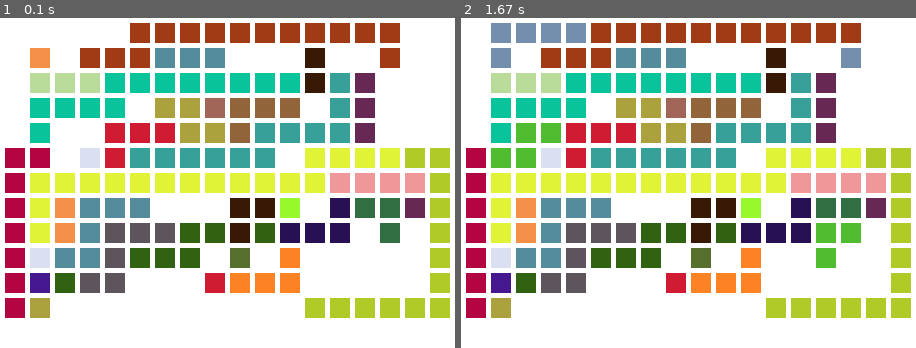
Above: before the commit, frames 1-2 (left to right).
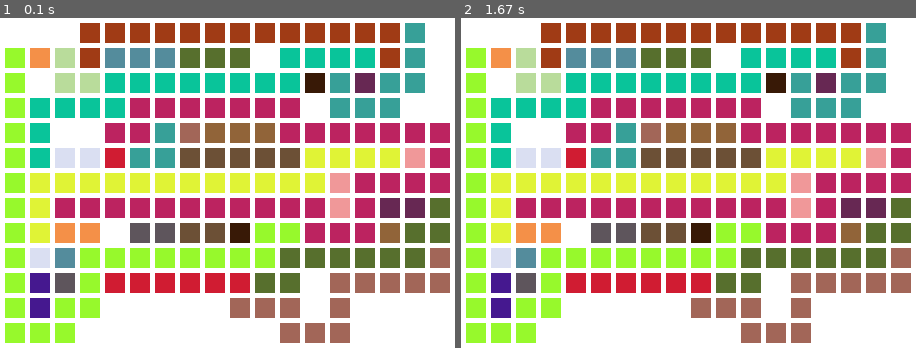
Above: after the commit, the same moments.

Repository: mdhk/Heuristics-Chips-Circuits
Game: pygame game, started from runAlgoritme.py
Same seed, same stepped clock (60 frames per second), same inputs: the game is played once before the commit and once after it. The source is Python 2; it was converted automatically to run under Python 3.
Inputs:
- Up to frame 1 (0.1 s): no input
- Up to frame 2 (1.67 s): no input

The runs differ from the first frame. In frame 1, 36% of the frame differs, in the area x 1-99%, y 1-99%; in frame 2, 38%.

Commit message:
add A-Star

Diff:
--- a/runAlgoritme.py
+++ b/runAlgoritme.py
@@ -28,6 +28,9 @@
         self.previous = None
         self.path = None
         self.gate = False
+        self.x = id % SURF % WIDTH
+        self.y = id % SURF / WIDTH
+        self.z = id / SURF
 
     def add_neighbor(self, neighbor, weight = 1):
         self.adjacent[neighbor] = weight
@@ -99,11 +102,36 @@
     http://www.redblobgames.com/pathfinding/a-star/implementation.html
 """
 
-def heuristic(goal, next):
+from Queue import PriorityQueue
+
+def heuristicManhattan(goal, next):
     # Input is in the form of a vertex object.
     # Output geeft de delta x, delta y en delta z
     return abs(goal.x - next.x) + abs(goal.y - next.y) + abs(goal.z - next.z)
 
+def aStar(aGraph, start, target):
+    pq = PriorityQueue()
+    pq.put( start.id, 0)
+    costSoFar = {}
+    costSoFar[start.id] = 0
+
+    while not pq.empty():
+        cur = pq.get()
+
+        if cur == target.id:
+            break
+
+        for next in aGraph.vert_dict[cur].adjacent:
+            newCost = costSoFar[cur] + 1
+            if next not in costSoFar or newCost < costSoFar[next]:
+                costSoFar[next] = newCost
+                priority = newCost + heuristicManhattan(target,
+                        aGraph.vert_dict[next])
+                pq.put(next, priority)
+                aGraph.vert_dict[next].previous = cur
+
+    if not target.previous:
+        print '############################################## Not found! ############################################'
 
 """
 BFS
@@ -196,13 +224,14 @@
 
 if __name__ == '__main__':
     """
-    CHIPS AND CIRCUITS first print
+    CHIPS AND CIRCUITS
     """
 
     from data.config1 import width, height, gates
     from data.netlist import netlist_2 as netlist
     WIDTH = width
     HEIGHT = height
+    SURF = width * height
     DEPTH = 8
 
     g = Graph()
@@ -246,14 +275,15 @@
         # Choose algorithm and find shortest path between start and target node
         ############################
         # dijkstra(g, begin, end)
-        bfs(g, begin, end)
+        aStar(g, begin, end)
+        # import IPython; IPython.embed();
+        # bfs(g, begin, end)
 
         path = apply_path(g, end.id, begin.id, p)
         p += 1
 
         if len(path) > 1:
             for i in path:
-                print "i is " +str(i)
                 grid[(i % (WIDTH * HEIGHT))/WIDTH][i % WIDTH][i/(WIDTH * HEIGHT)] = 1
 
         draw.drawGrid(grid, screen, DEPTH)
--- a/visualizations/array_backed_grid.py
+++ b/visualizations/array_backed_grid.py
@@ -48,7 +48,6 @@
         for y in range(len(grid)):
             color = WHITE
             for z in [0]:
-                print "z is " + str(z)
                 # if grid[row][column] != [0,0,0,0,0,0,0,0]:
                 #  grid[height][width][depth]
                 if grid[y][x][z] != 0:
